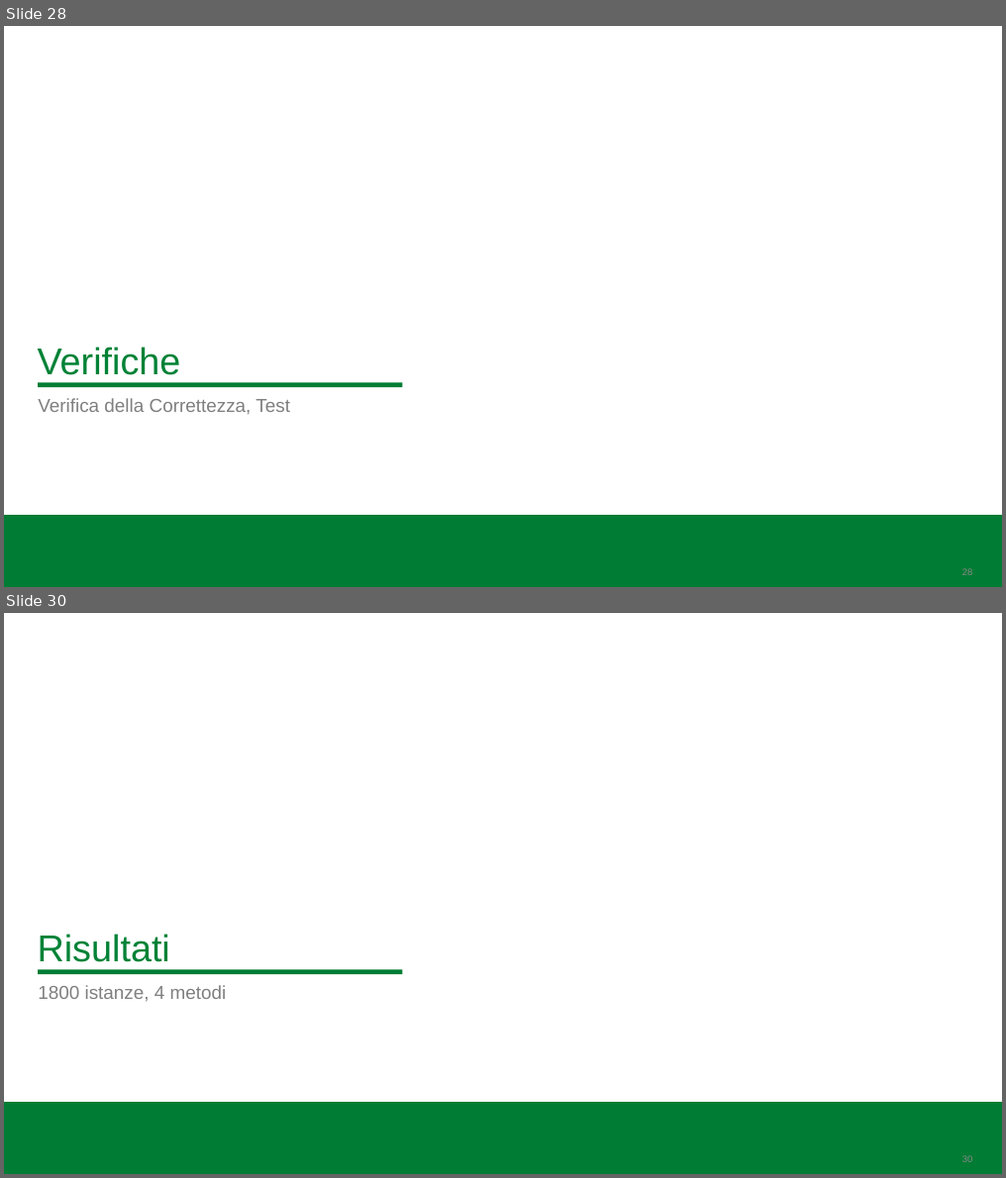
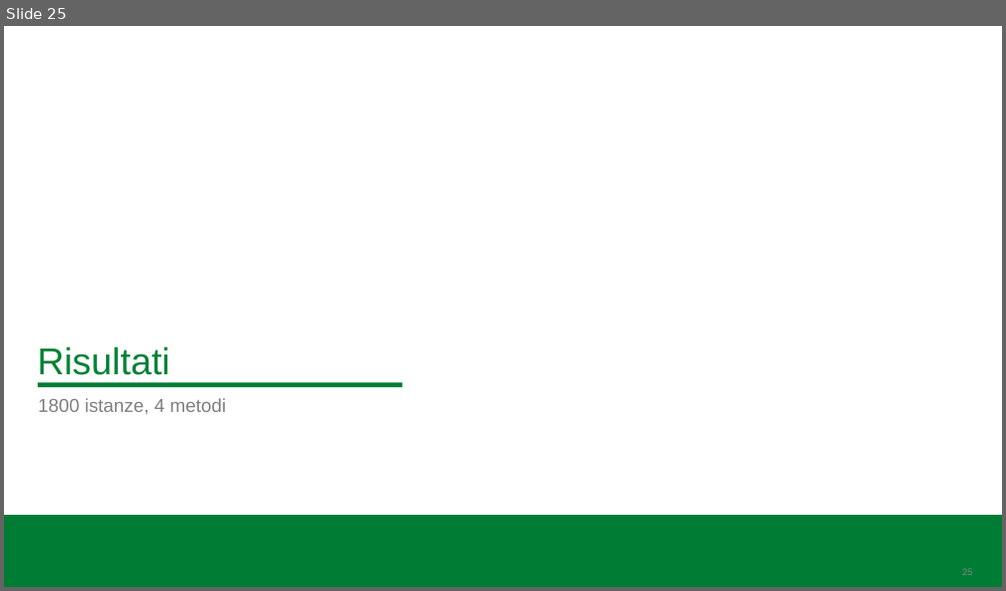
Before and after one commit to BitSquish/Assembly-Line-Balancing, a slide deck: slides/Assembly Line Balancing Problem.pptx. Shown one above the other, each under a label of ours: slides 28 and 30 before the commit, slide 25 after it; the slides between them are not shown. The pictures are 1006x1178 and 1006x591 pixels, drawn with LibreOffice and Linux fonts; fonts in the diff are those of the drawing; background and template pictures are left out. Boxes give left, top, right and bottom in pixels: in the first picture for what was removed or moved away, otherwise in the second. Text is boxed around its words. In the diff, an @@ line names an element or a change of style, - is before the commit and + after.

```diff
--- a/slides/Assembly Line Balancing Problem.pptx
+++ b/slides/Assembly Line Balancing Problem.pptx
@@ slide 28 removed at <box>4,26,1002,587</box>, background #FFFFFF; not listed: 2 template elements that a slide beside it also shows @@
@@ title removed at <box>38,347,181,375</box> @@
-Verifiche
@@ text removed at <box>38,398,290,415</box> @@
-Verifica della Correttezza, Test
@@ page number removed at <box>962,569,973,575</box> @@
-28
@@ what was slide 30 is now slide 25 @@
```
Also in this commit, not shown: 9 slides changed, 4 other slides removed, 1 other file.
